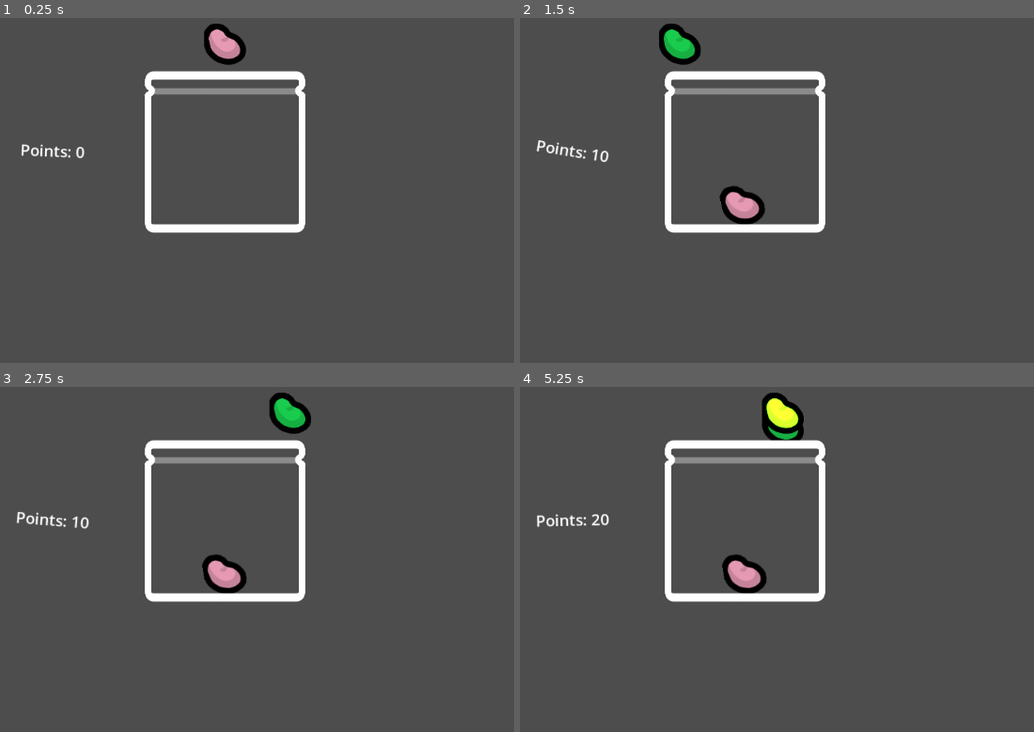
Above: before the commit, frames 1-4 (two rows, left to right).
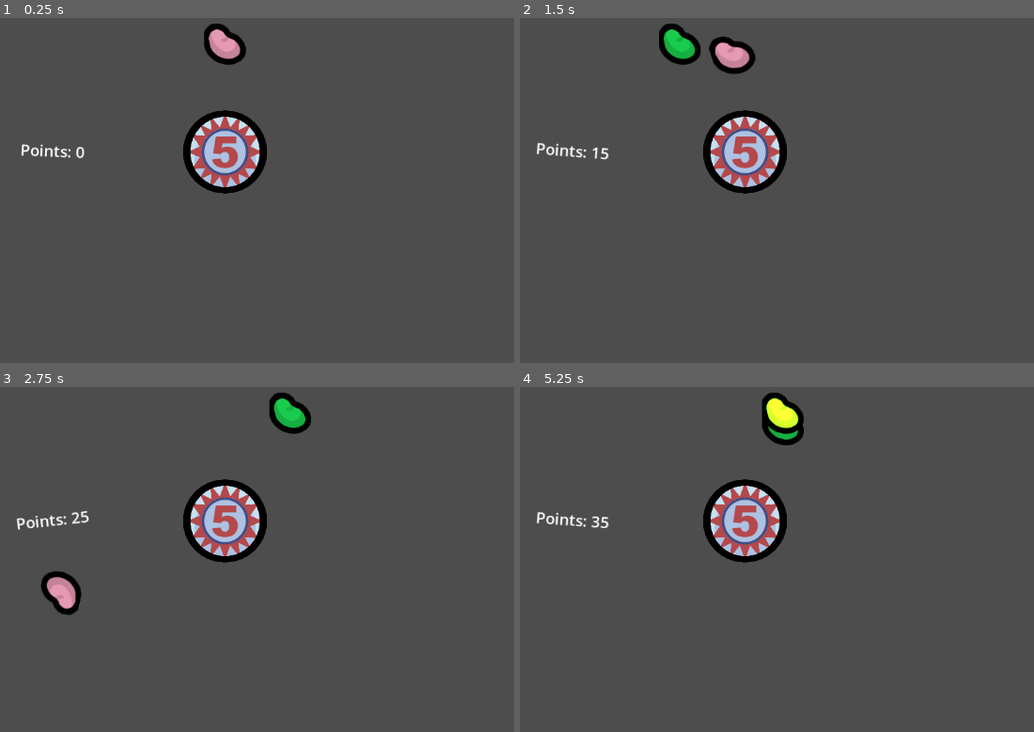
Above: after the commit, the same moments.

Repository: dairycultist/bean-game
Game: Godot game, scene res://scene.tscn
The game is run twice, just before and just after one commit, with the same random seed, the same clock (stepped at 60 frames per second) and the same inputs.
Inputs (mouse positions are in pixels of both pictures, inside the frame that each line leads up to):
- Up to frame 1 (0.25 s): no input
- Up to frame 2 (1.5 s): tap Enter at 0.5 s; move the mouse to (746, 124) at 0.52 s; press the mouse at (746, 124) at 0.53 s; move the mouse to (597, 173) at 1.27 s; release the mouse at (597, 173) at 1.28 s; click (597, 173) at 1.35 s
- Up to frame 3 (2.75 s): move the mouse to (298, 428) at 2.02 s; press the mouse at (298, 428) at 2.03 s
- Up to frame 4 (5.25 s): move the mouse to (705, 604) at 2.77 s; release the mouse at (705, 604) at 2.78 s; click (705, 604) at 2.85 s; move the mouse to (972, 583) at 3.52 s; press the mouse at (972, 583) at 3.53 s; move the mouse to (outside the picture) at 4.27 s; release the mouse at (outside the picture) at 4.28 s; click (outside the picture) at 4.35 s; move the mouse to (782, 521) at 5.02 s; press the mouse at (782, 521) at 5.03 s

The runs differ from the first frame. In frame 1, 6.3% of the frame differs, in the area x 28-60%, y 15-63%; in frame 2, 7.8%; in frame 3, 7.9%, in the area x 3-60%, y 15-67%; in frame 4, 7.2%.

Commit message:
Add bumper

Diff:
--- a/bean.gd
+++ b/bean.gd
@@ -41,7 +41,7 @@
 		BeanColor.BLUE: $Sprite.modulate   = Color(0.1, 0.5, 0.9)
 		BeanColor.PINK: $Sprite.modulate   = Color(0.9, 0.6, 0.7)
 
-func _body_entered(body):
+func _body_entered(_body):
 
 	# TEMP
 	BeanSignals.on_bean_hit_peg.emit(self, null)
--- a/bean.tscn
+++ b/bean.tscn
@@ -5,6 +5,7 @@
 
 [sub_resource type="PhysicsMaterial" id="PhysicsMaterial_dq0o7"]
 friction = 0.1
+bounce = 1.0
 
 [sub_resource type="CircleShape2D" id="CircleShape2D_y2354"]
 radius = 22.0
--- a/boons/abstract_boon.gd
+++ b/boons/abstract_boon.gd
@@ -18,15 +18,14 @@
 	BeanSignals.on_bean_hit_peg.connect(_on_bean_hit_peg)
 	BeanSignals.on_bean_in_basket.connect(_on_bean_in_basket)
 
-# returns if triggered (for animation)
-func _on_bean_dropped(_bean: Bean) -> bool:
-	return false
+func _on_bean_dropped(_bean: Bean):
+	pass
 
-func _on_bean_hit_peg(_bean: Bean, _peg: Node) -> bool:
-	return false
+func _on_bean_hit_peg(_bean: Bean, _peg: Node):
+	pass
 
-func _on_bean_in_basket(_bean: Bean, _peg: Node) -> bool:
-	return false
+func _on_bean_in_basket(_bean: Bean, _peg: Node):
+	pass
 
 # boons work on a "pick one between each round" system
 # you can only have like four boons equipped at once, but you can destroy a boon at any time
--- a/scene.tscn
+++ b/scene.tscn
@@ -1,20 +1,17 @@
-[gd_scene load_steps=12 format=3 uid="uid://5ilcdthf5fh5"]
+[gd_scene load_steps=11 format=3 uid="uid://5ilcdthf5fh5"]
 
-[ext_resource type="Texture2D" uid="uid://dxliqmg4qqobw" path="res://jar.png" id="1_nxogm"]
 [ext_resource type="Script" uid="uid://bce4vbqpm3soy" path="res://bean_dropper.gd" id="2_nxogm"]
 [ext_resource type="PackedScene" uid="uid://cn757hnlqkpnk" path="res://bean.tscn" id="3_3253y"]
 [ext_resource type="AudioStream" uid="uid://dfx6ai1konf05" path="res://click.wav" id="4_m7jmp"]
+[ext_resource type="Texture2D" uid="uid://c2m0ggmtj7p6f" path="res://bumper.png" id="5_ni31j"]
 [ext_resource type="AudioStream" uid="uid://dp6m5oyilj24o" path="res://pop.wav" id="5_y2354"]
 [ext_resource type="Script" uid="uid://dppaxmnswb3f2" path="res://stat_manager.gd" id="6_y2354"]
 
 [sub_resource type="RectangleShape2D" id="RectangleShape2D_nxogm"]
 size = Vector2(220, 300)
 
-[sub_resource type="RectangleShape2D" id="RectangleShape2D_u3cyc"]
-size = Vector2(10, 251)
-
-[sub_resource type="RectangleShape2D" id="RectangleShape2D_m7jmp"]
-size = Vector2(256, 10)
+[sub_resource type="CircleShape2D" id="CircleShape2D_y2354"]
+radius = 64.0
 
 [sub_resource type="LabelSettings" id="LabelSettings_m7jmp"]
 font_size = 24
@@ -55,19 +52,10 @@
 [node name="Jar" type="StaticBody2D" parent="."]
 
 [node name="Sprite" type="Sprite2D" parent="Jar"]
-texture = ExtResource("1_nxogm")
+texture = ExtResource("5_ni31j")
 
-[node name="ColliderL" type="CollisionShape2D" parent="Jar"]
-position = Vector2(-118, 2.5)
-shape = SubResource("RectangleShape2D_u3cyc")
-
-[node name="ColliderR" type="CollisionShape2D" parent="Jar"]
-position = Vector2(118, 2.5)
-shape = SubResource("RectangleShape2D_u3cyc")
-
-[node name="ColliderD" type="CollisionShape2D" parent="Jar"]
-position = Vector2(0, 116)
-shape = SubResource("RectangleShape2D_m7jmp")
+[node name="CollisionShape2D" type="CollisionShape2D" parent="Jar"]
+shape = SubResource("CircleShape2D_y2354")
 
 [node name="StatManager" type="Node2D" parent="."]
 script = ExtResource("6_y2354")
Binary file added: bumper.png
Not shown, added: bumper.png.import
